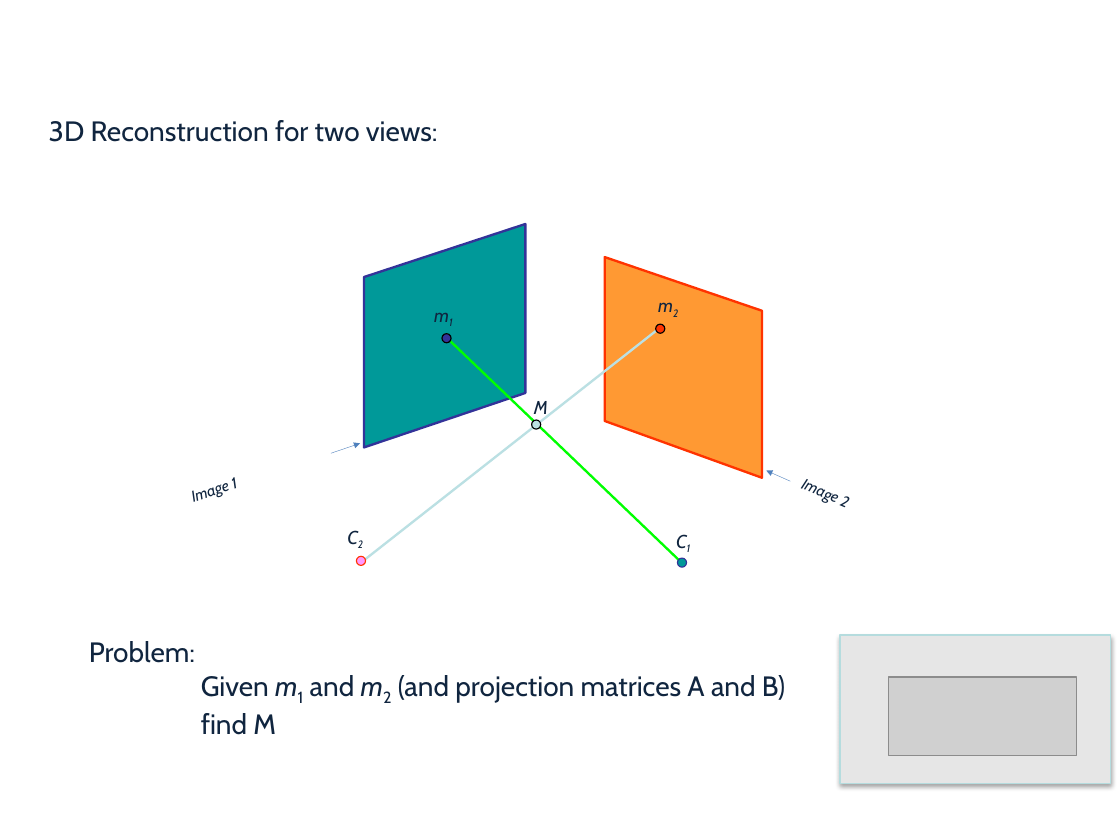
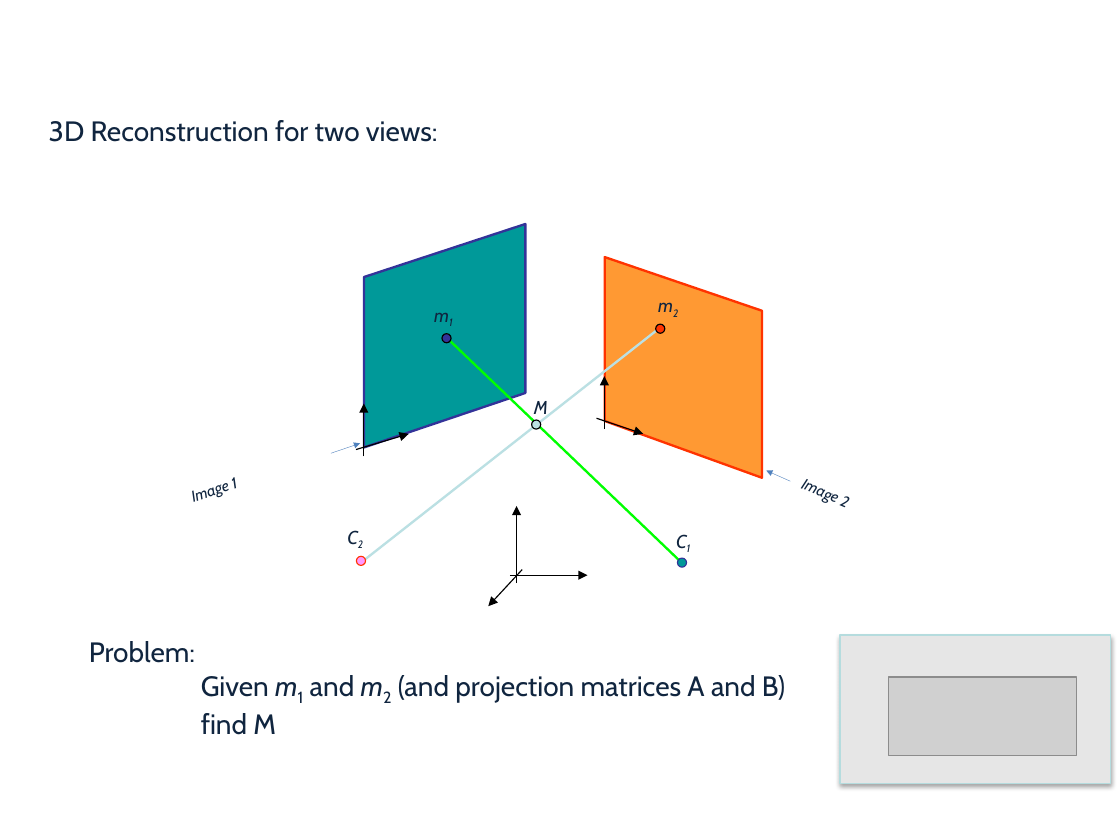
Before and after one commit to domingomery/vision, a slide deck: slide 3 of clases/Cap02_Geometria/presentaciones/CV02_Reconstruction3D.pptx (slide 2 before the commit). Drawn at 1120x840 pixels with LibreOffice and Linux fonts; fonts in the diff are those of the drawing; grey boxes stand for pictures; background and template pictures are left out. Boxes give left, top, right and bottom in pixels: in the first picture for what was removed or moved away, otherwise in the second. Text is boxed around its words. In the diff, an @@ line names an element or a change of style, - is before the commit and + after.

```diff
--- a/clases/Cap02_Geometria/presentaciones/CV02_Reconstruction3D.pptx
+++ b/clases/Cap02_Geometria/presentaciones/CV02_Reconstruction3D.pptx
@@ arrow added from (605, 429) to (605, 376), #000000 0.75 pt @@
@@ arrow added from (364, 457) to (364, 403), #000000 0.75 pt @@
@@ arrow added from (597, 418) to (643, 433), #000000 0.75 pt @@
@@ arrow added from (356, 449) to (409, 433), #000000 0.75 pt @@
@@ arrow added from (516, 584) to (516, 506), #000000 0.75 pt @@
@@ arrow added from (522, 570) to (488, 606), #000000 0.75 pt @@
@@ arrow added from (510, 576) to (588, 576), #000000 0.75 pt @@
```
Also in this commit, not shown: 1 slide added, 16 other files.
